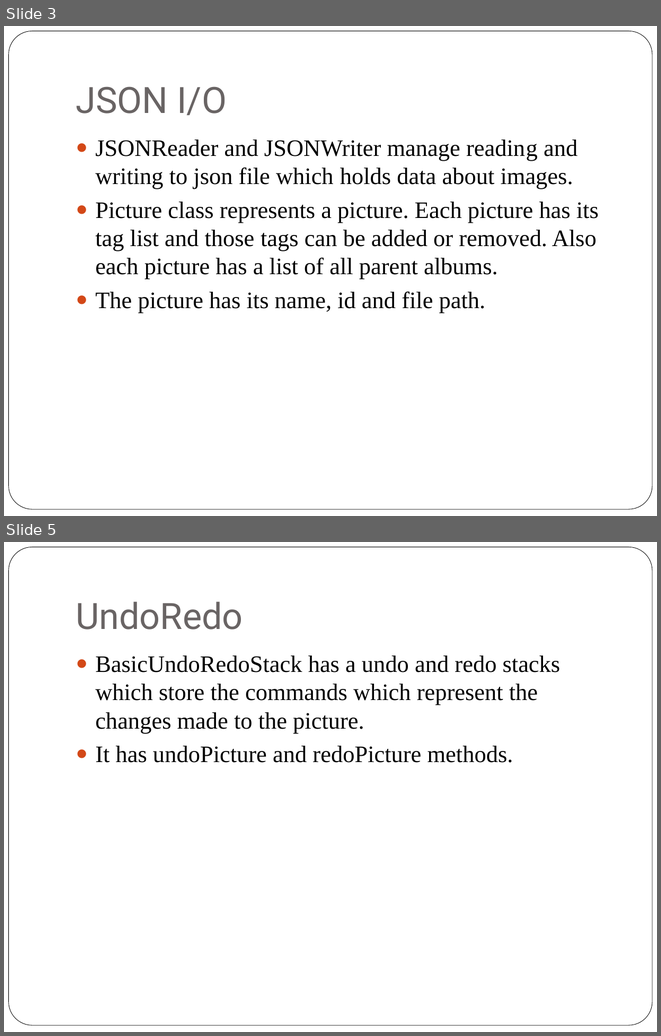
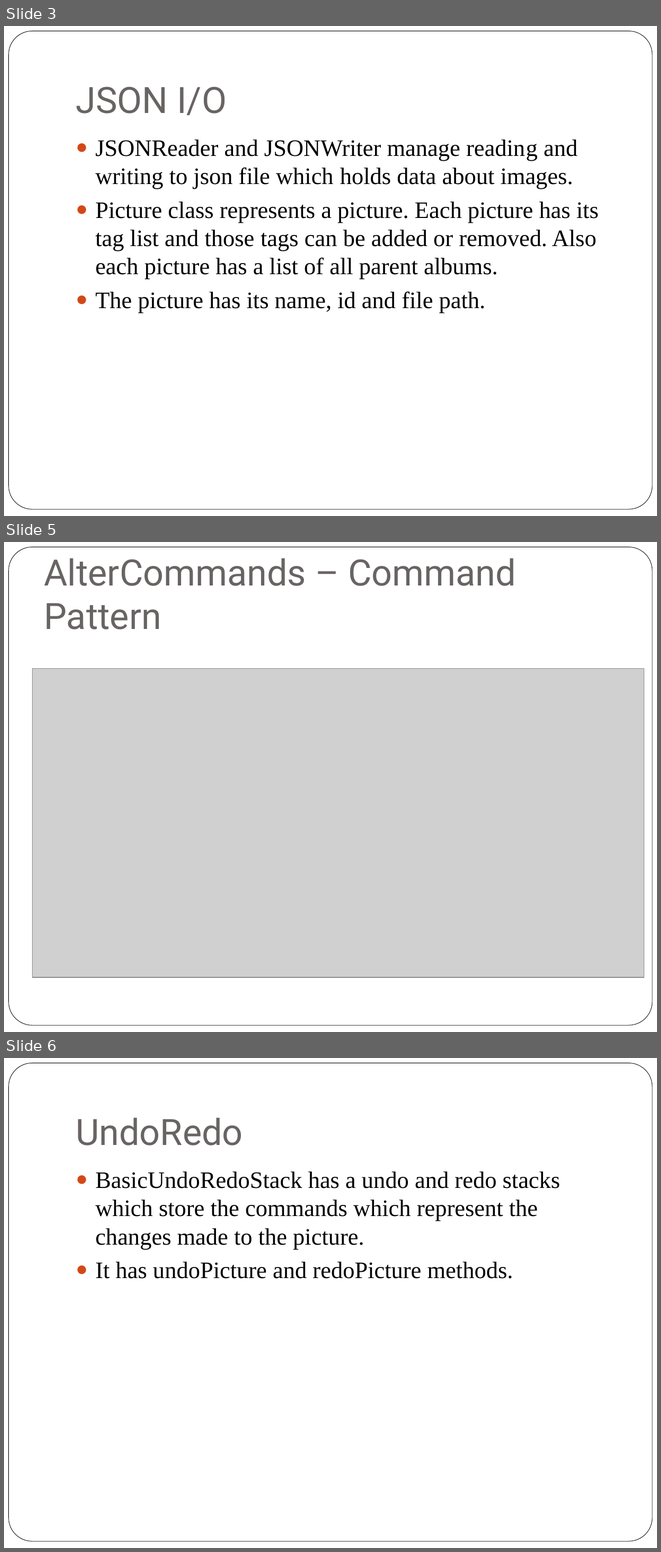
Before and after one commit to axl3697/Aether, a slide deck: ImageAlbumProject/doc/ImageAlbumPresentation.pptx. Shown one above the other, each under a label of ours: slides 3 and 5 before the commit, slides 3, 5 and 6 after it; the slides between them are not shown. The pictures are 661x1036 and 661x1552 pixels, drawn with LibreOffice and Linux fonts; fonts in the diff are those of the drawing; grey boxes stand for pictures. Boxes give left, top, right and bottom in pixels: in the first picture for what was removed or moved away, otherwise in the second. Text is boxed around its words. In the diff, an @@ line names an element or a change of style, - is before the commit and + after.

```diff
--- a/ImageAlbumProject/doc/ImageAlbumPresentation.pptx
+++ b/ImageAlbumProject/doc/ImageAlbumPresentation.pptx
@@ slide 5 added at (4,542,657,1032), background #FFFFFF; not listed: 1 template element that a slide beside it also shows @@
@@ title added at (44,558,516,629), 40 pt, text #696464 @@
+AlterCommands – Command Pattern
@@ picture added at (32,669,644,977) @@
@@ what was slide 5 is now slide 6 @@
```
Also in this commit, not shown: 2 slides changed, 3 other slides added, 6 other files.
